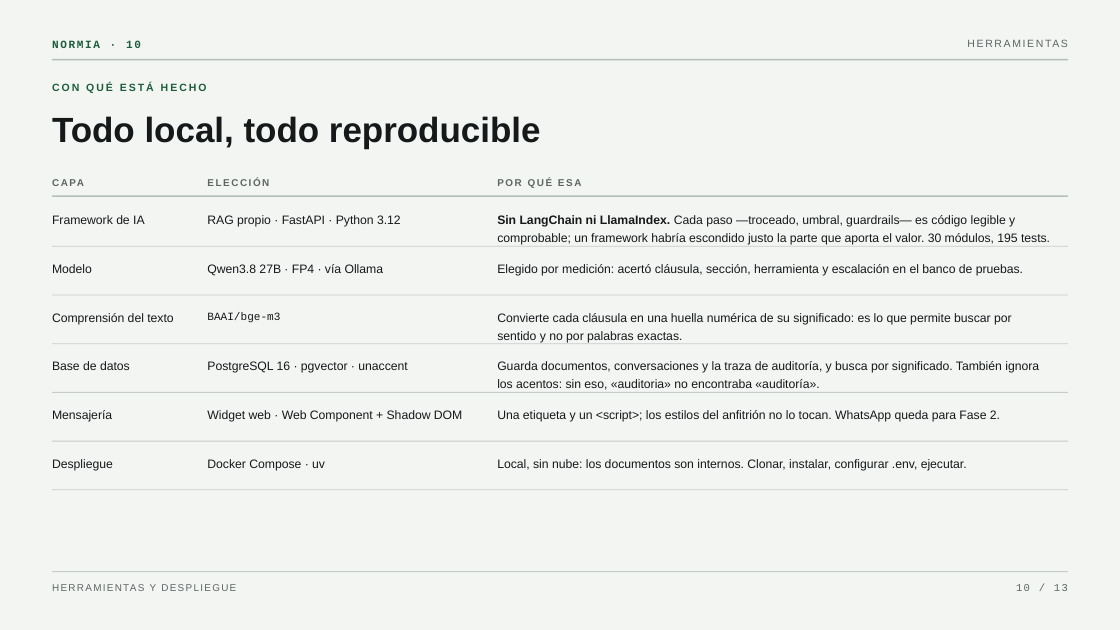
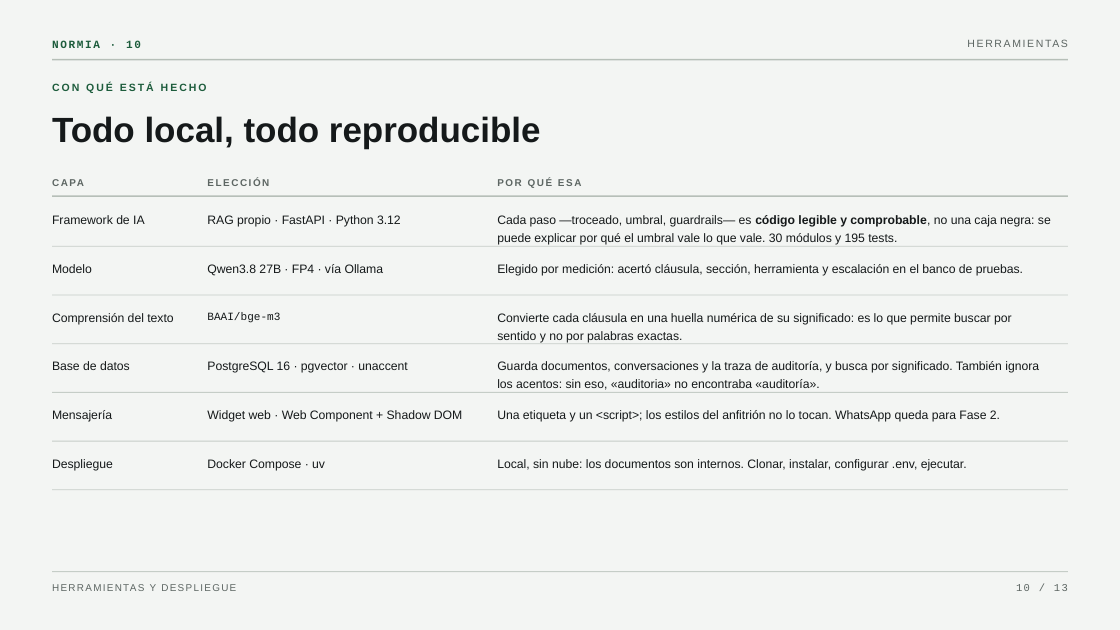
Before and after one commit to klauzirrazabal-max/normia-chatbot-iso, a slide deck: slide 10 of docs/NormIA.pptx. Drawn at 1120x630 pixels with LibreOffice and Linux fonts; fonts in the diff are those of the drawing. Boxes give left, top, right and bottom in pixels: in the first picture for what was removed or moved away, otherwise in the second. Text is boxed around its words. In the diff, an @@ line names an element or a change of style, - is before the commit and + after.

```diff
--- a/docs/NormIA.pptx
+++ b/docs/NormIA.pptx
@@ text at (497,215,1051,245): text changed @@
-Sin LangChain ni LlamaIndex. Cada paso —troceado, umbral, guardrails— es código legible y comprobable; un framework habría escondido justo la parte que aporta el valor. 30 módulos, 195 tests.
+Cada paso —troceado, umbral, guardrails— es código legible y comprobable, no una caja negra: se puede explicar por qué el umbral vale lo que vale. 30 módulos y 195 tests.
```
Also in this commit, not shown: 3 other files.
